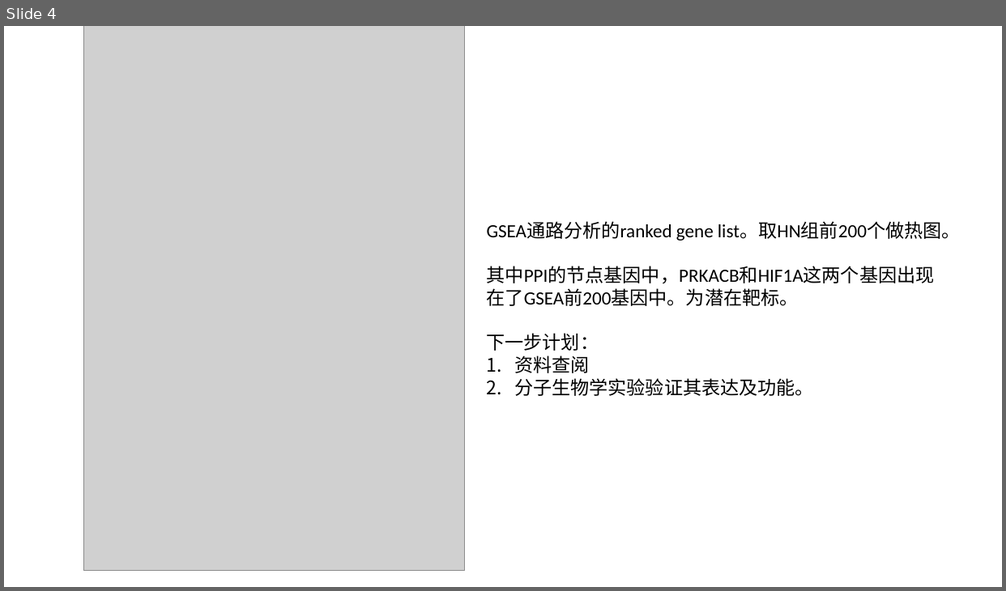
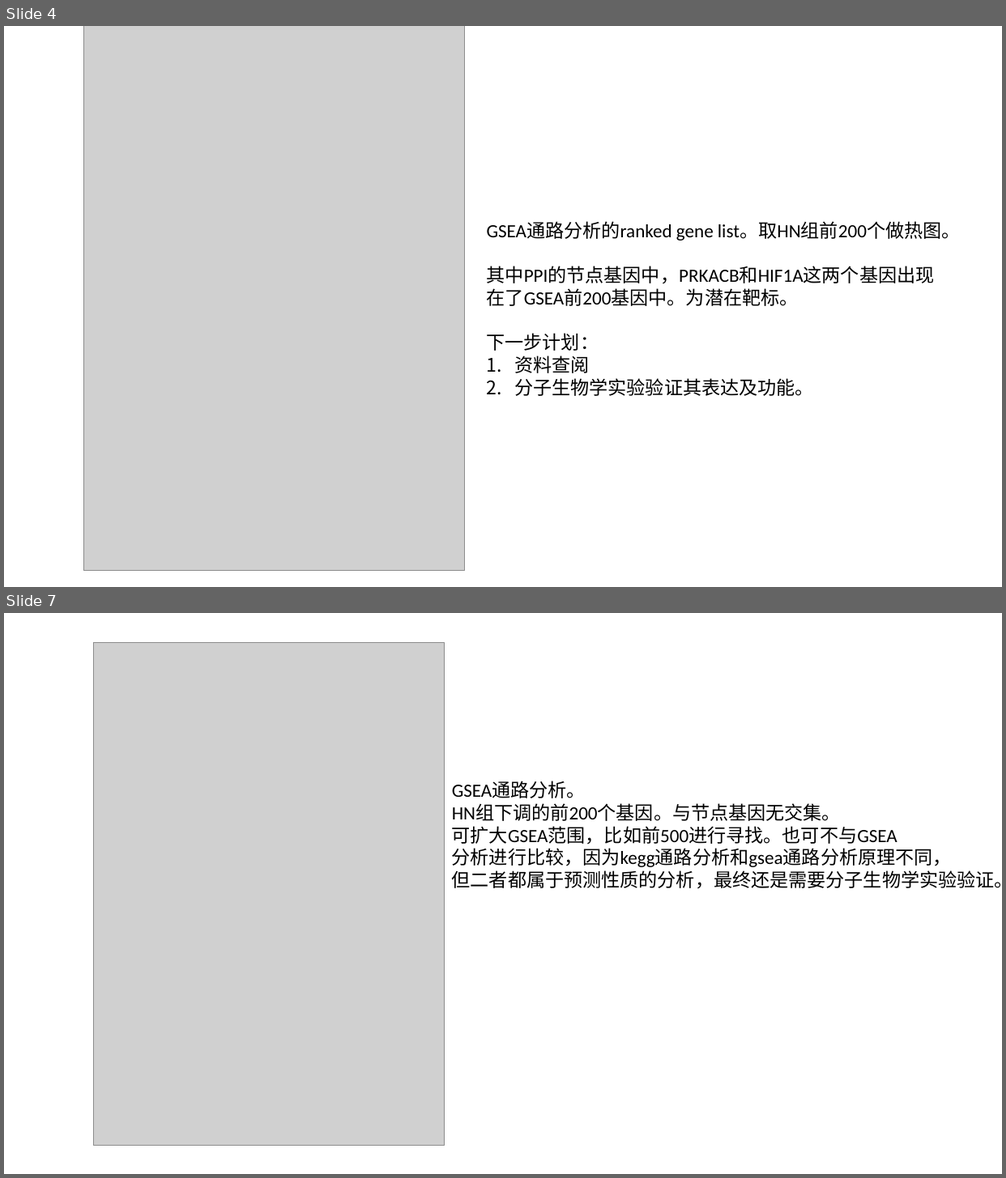
Before and after one commit to JingchaoWei/BGI, a slide deck: PPT素材/ppt.pptx. Shown one above the other, each under a label of ours: slide 4 before the commit, slides 4 and 7 after it; the slides between them are not shown. The pictures are 1006x591 and 1006x1178 pixels, drawn with LibreOffice and Linux fonts; fonts in the diff are those of the drawing; grey boxes stand for pictures. Boxes give left, top, right and bottom in pixels: in the first picture for what was removed or moved away, otherwise in the second. Text is boxed around its words. In the diff, an @@ line names an element or a change of style, - is before the commit and + after.

```diff
--- a/PPT素材/ppt.pptx
+++ b/PPT素材/ppt.pptx
@@ slide 7 added at (4,613,1002,1174), background #FFFFFF @@
@@ picture added at (93,643,444,1146) @@
@@ text added at (452,781,1002,889), 18 pt, text #000000 @@
+GSEA通路分析。
+HN组下调的前200个基因。与节点基因无交集。
+可扩大GSEA范围，比如前500进行寻找。也可不与GSEA
+分析进行比较，因为kegg通路分析和gsea通路分析原理不同，
+但二者都属于预测性质的分析，最终还是需要分子生物学实验验证。
```
Also in this commit, not shown: 2 other slides added, 13 other files.
